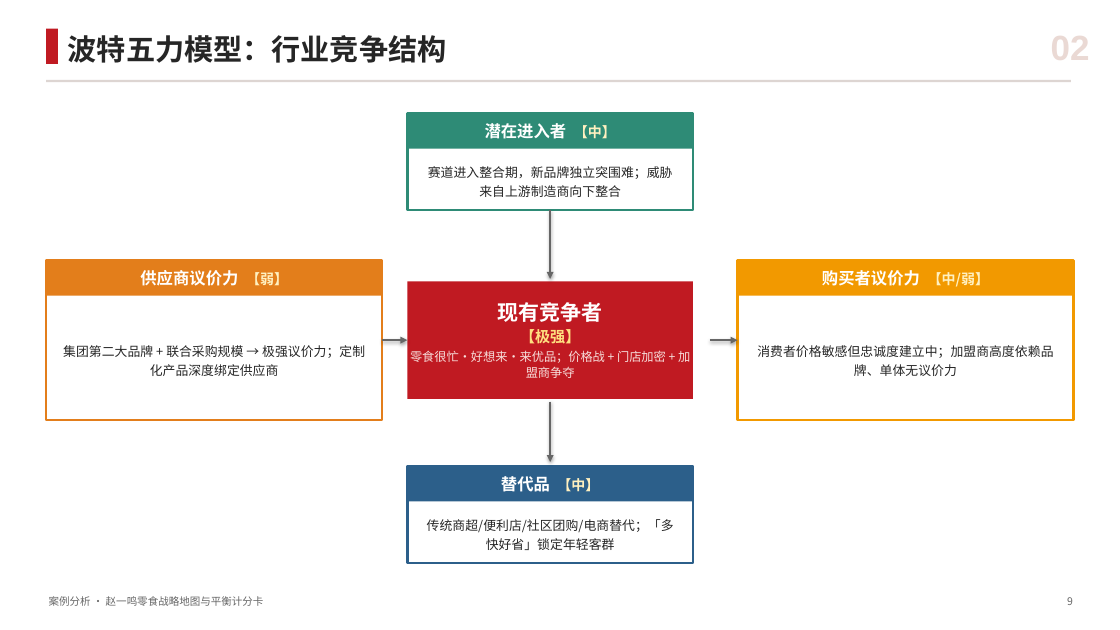
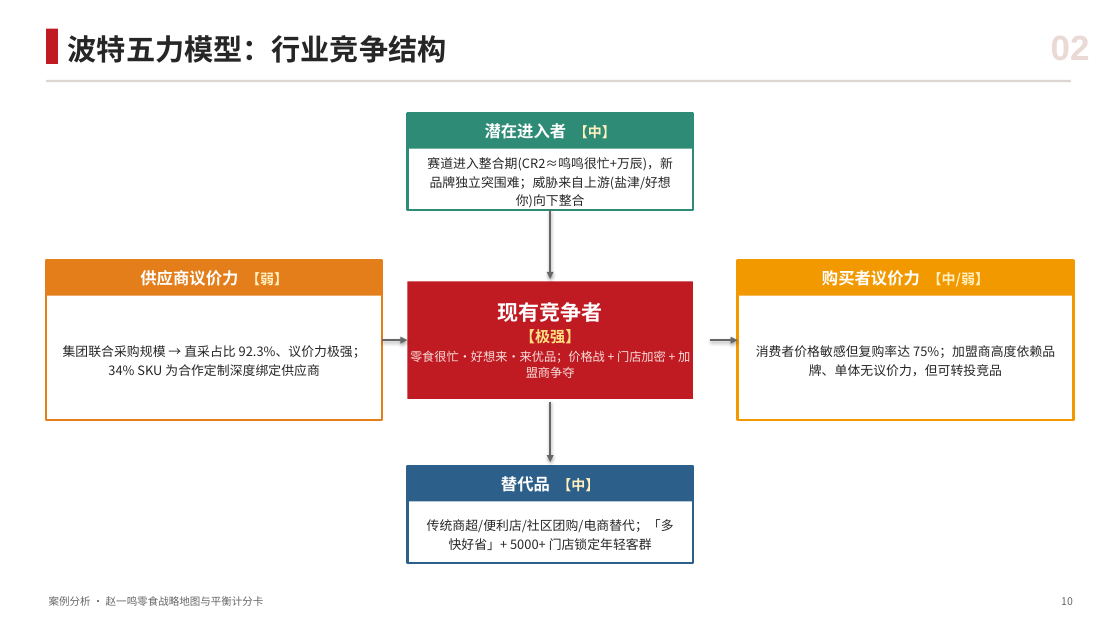
Before and after one commit to xian1132/vedic-astro-skills, a slide deck: slide 10 of case-study-zhaoyiming/赵一鸣零食_战略地图案例分析.pptx (slide 9 before the commit). Drawn at 1120x630 pixels with LibreOffice and Linux fonts; fonts in the diff are those of the drawing. Boxes give left, top, right and bottom in pixels: in the first picture for what was removed or moved away, otherwise in the second. Text is boxed around its words. In the diff, an @@ line names an element or a change of style, - is before the commit and + after.

```diff
--- a/case-study-zhaoyiming/赵一鸣零食_战略地图案例分析.pptx
+++ b/case-study-zhaoyiming/赵一鸣零食_战略地图案例分析.pptx
@@ text at [427, 157, 672, 210]: text changed @@
-赛道进入整合期，新品牌独立突围难；威胁来自上游制造商向下整合
+赛道进入整合期(CR2≈鸣鸣很忙+万辰)，新品牌独立突围难；威胁来自上游(盐津/好想你)向下整合
@@ text at [63, 345, 366, 376]: text changed @@
-集团第二大品牌 + 联合采购规模 → 极强议价力；定制化产品深度绑定供应商
+集团联合采购规模 → 直采占比 92.3%、议价力极强；34% SKU 为合作定制深度绑定供应商
@@ text at [756, 345, 1055, 376]: text changed @@
-消费者价格敏感但忠诚度建立中；加盟商高度依赖品牌、单体无议价力
+消费者价格敏感但复购率达 75%；加盟商高度依赖品牌、单体无议价力，但可转投竞品
@@ text at [427, 519, 674, 550]: text changed @@
-传统商超/便利店/社区团购/电商替代；「多快好省」锁定年轻客群
+传统商超/便利店/社区团购/电商替代；「多快好省」+ 5000+ 门店锁定年轻客群
@@ text at [1061, 597, 1073, 605]: text changed @@
-9
+10
```
Also in this commit, not shown: 21 other slides changed, 4 slides added, 3 other files.
